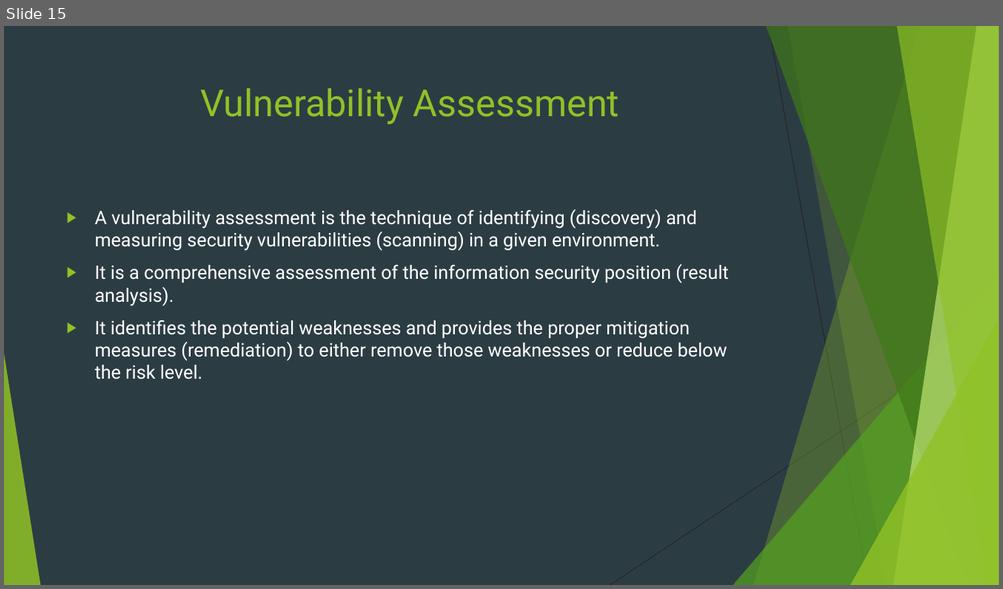
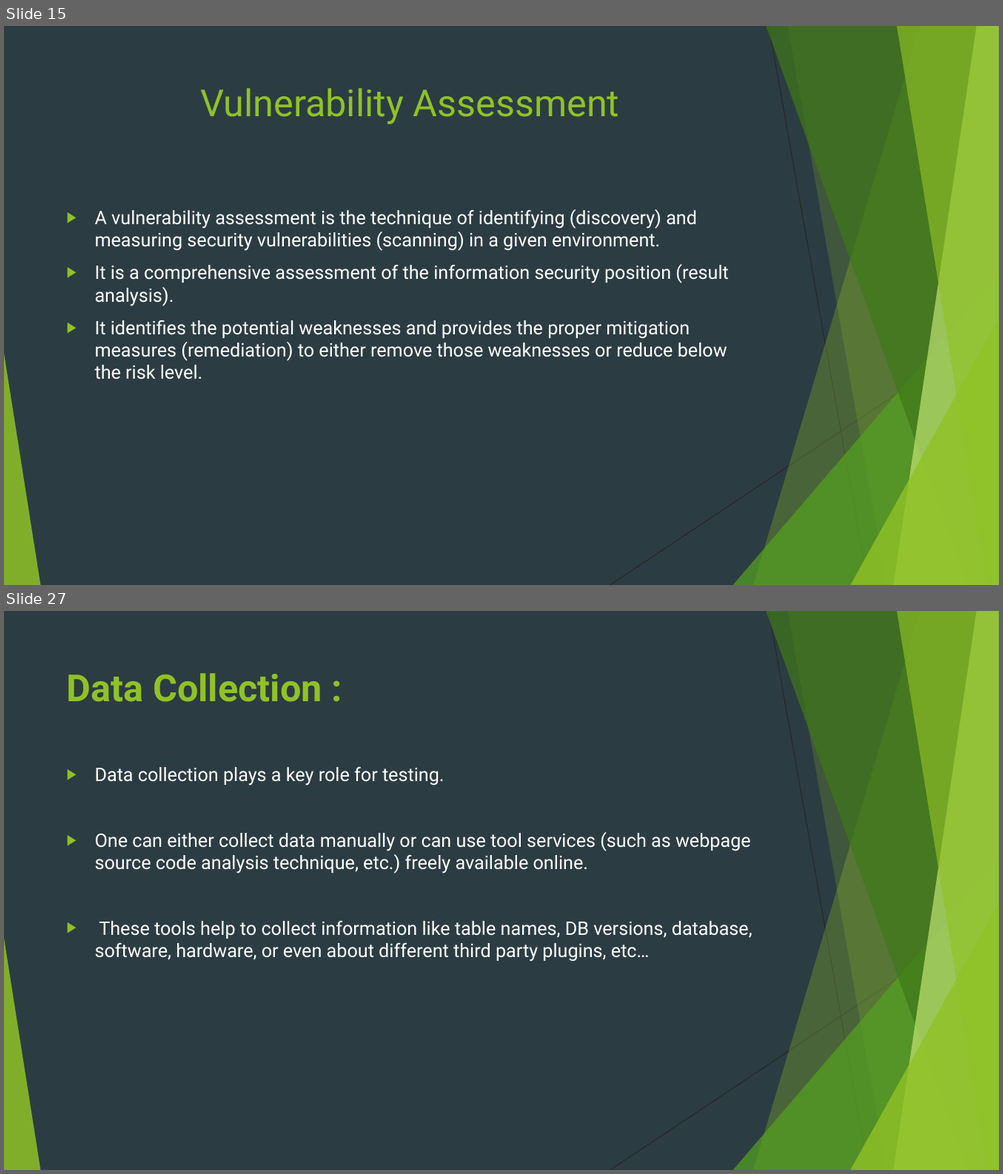
Before and after one commit to Navo26/SecurityTesting, a slide deck: PENETRATION TESTING.pptx. Shown one above the other, each under a label of ours: slide 15 before the commit, slides 15 and 27 after it; the slides between them are not shown. The pictures are 1003x589 and 1003x1174 pixels, drawn with LibreOffice and Linux fonts; fonts in the diff are those of the drawing. Boxes give left, top, right and bottom in pixels: in the first picture for what was removed or moved away, otherwise in the second. Text is boxed around its words. In the diff, an @@ line names an element or a change of style, - is before the commit and + after.

```diff
--- a/PENETRATION TESTING.pptx
+++ b/PENETRATION TESTING.pptx
@@ slide 27 added at (4,611,999,1170), background #2C3C43; not listed: 10 template elements that a slide beside it also shows @@
@@ title added at (67,673,322,702), 36 pt, text #90C226, bold @@
+Data Collection :
@@ text added at (95,767,752,962), 18 pt, text #FFFFFF @@
+▶ Data collection plays a key role for testing.
+▶ One can either collect data manually or can use tool services (such as webpage source code analysis technique, etc.) freely available online.
+▶ These tools help to collect information like table names, DB versions, database, software, hardware, or even about different third party plugins, etc…
```
Also in this commit, not shown: 4 slides changed, 30 other slides added.
